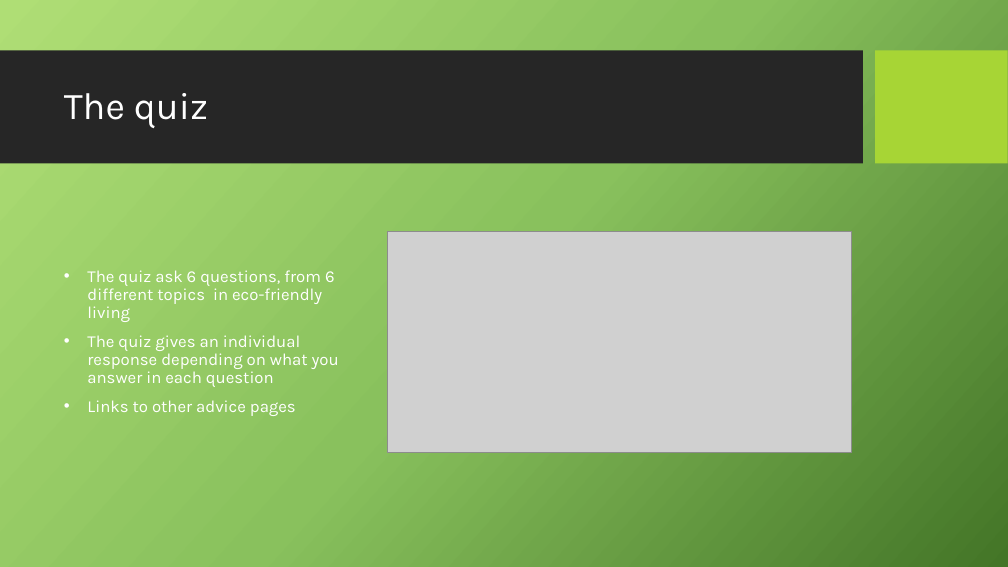
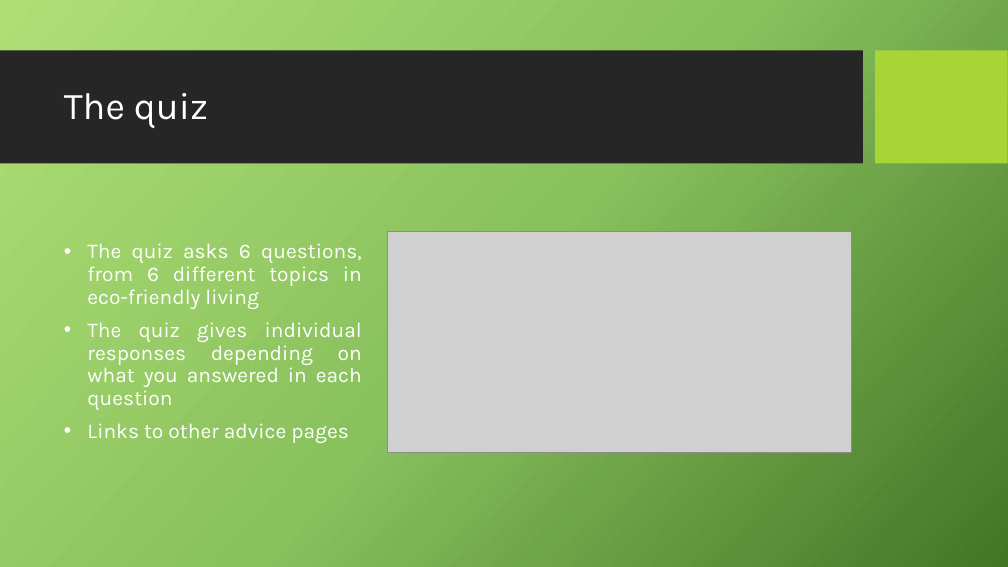
Before and after one commit to jweir211/LittleGreenWebApp, a slide deck: slide 4 of The Little Green Web App - Copy.pptx. Drawn at 1008x567 pixels with LibreOffice and Linux fonts; fonts in the diff are those of the drawing; grey boxes stand for pictures; background and template pictures are left out. Boxes give left, top, right and bottom in pixels: in the first picture for what was removed or moved away, otherwise in the second. Text is boxed around its words. In the diff, an @@ line names an element or a change of style, - is before the commit and + after.

Commit message:
Completed index slide and made small design and spelling changes

```diff
--- a/The Little Green Web App - Copy.pptx
+++ b/The Little Green Web App - Copy.pptx
@@ text at (87, 243, 362, 410): text changed; size 16 to 20 pt @@
-• The quiz ask 6 questions, from 6 different topics in eco-friendly living
-• The quiz gives an individual response depending on what you answer in each question
+• The quiz asks 6 questions, from 6 different topics in eco-friendly living
+• The quiz gives individual responses depending on what you answered in each question
@@ text at (87, 423, 349, 443): size 16 to 20 pt in "Links to other advice pages"; alignment left to justified @@
```
Also in this commit, not shown: 1 other slide changed.
